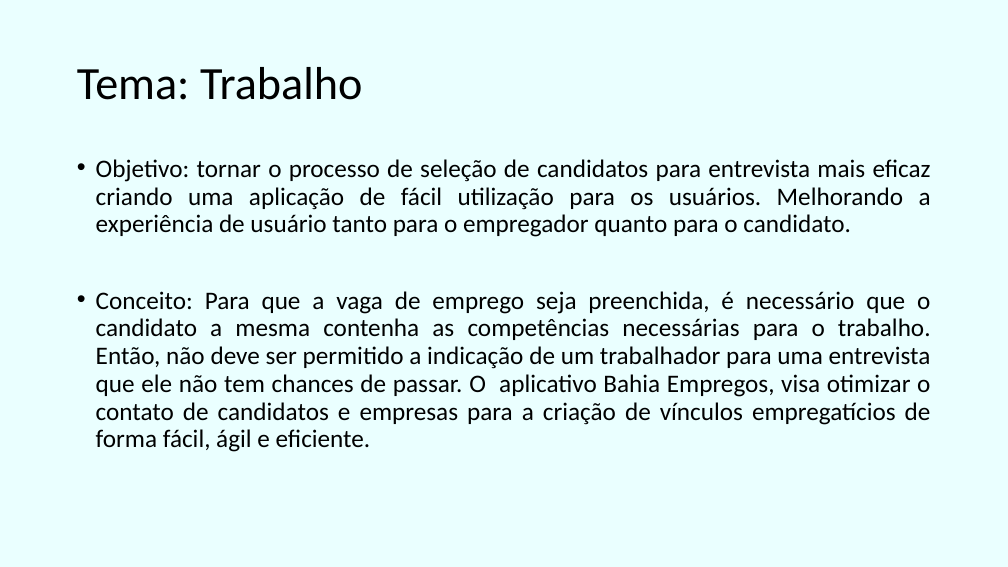
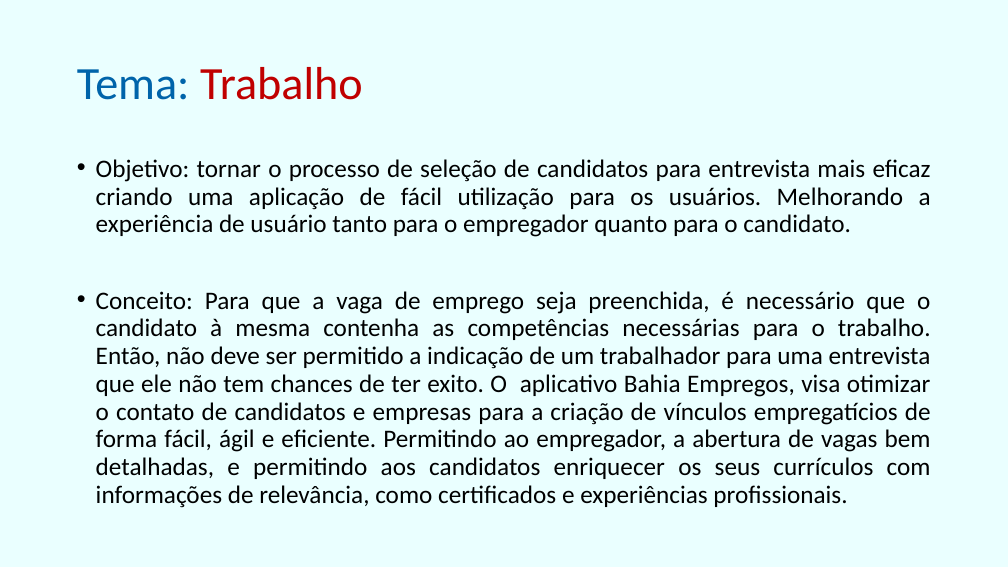
Before and after one commit to IcaroRios/CPBA2017HackatonDesafiosBahia, a slide deck: slide 3 of materiais/Apresentação1.pptx. Drawn at 1008x567 pixels with LibreOffice and Linux fonts; fonts in the diff are those of the drawing. Boxes give left, top, right and bottom in pixels: in the first picture for what was removed or moved away, otherwise in the second. Text is boxed around its words. In the diff, an @@ line names an element or a change of style, - is before the commit and + after.

```diff
--- a/materiais/Apresentação1.pptx
+++ b/materiais/Apresentação1.pptx
@@ title "Tema: Trabalho" at bbox=[77, 67, 363, 100]: text colour #000000 to #0064AA in "Tema:"; text colour #000000 to #C00000 in "Trabalho" @@
@@ text at bbox=[96, 291, 931, 508]: text changed @@
-• Conceito: Para que a vaga de emprego seja preenchida, é necessário que o candidato a mesma contenha as competências necessárias para o trabalho. Então, não deve ser permitido a indicação de um trabalhador para uma entrevista que ele não tem chances de passar. O aplicativo Bahia Empregos, visa otimizar o contato de candidatos e empresas para a criação de vínculos empregatícios de forma fácil, ágil e eficiente.
+• Conceito: Para que a vaga de emprego seja preenchida, é necessário que o candidato à mesma contenha as competências necessárias para o trabalho. Então, não deve ser permitido a indicação de um trabalhador para uma entrevista que ele não tem chances de ter exito. O aplicativo Bahia Empregos, visa otimizar o contato de candidatos e empresas para a criação de vínculos empregatícios de forma fácil, ágil e eficiente. Permitindo ao empregador, a abertura de vagas bem detalhadas, e permitindo aos candidatos enriquecer os seus currículos com informações de relevância, como certificados e experiências profissionais.
```
Also in this commit, not shown: 2 other slides changed, 1 slide added, 3 other files.
